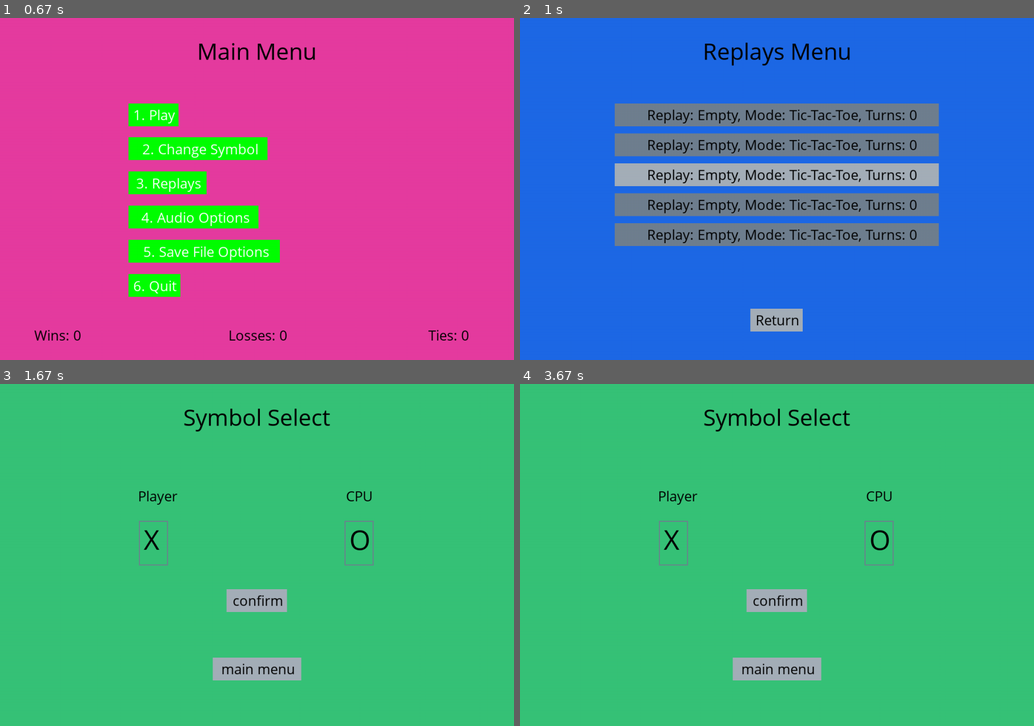
Above: before the commit, frames 1-4 (two rows, left to right).
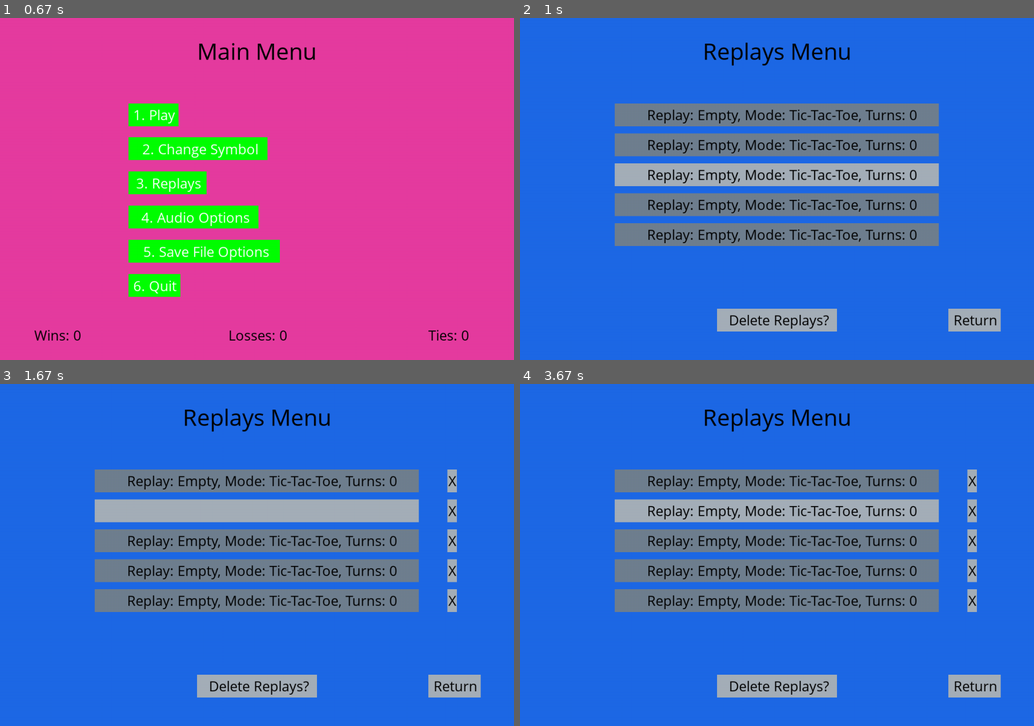
Above: after the commit, the same moments.

Repository: Benndot/Connect-X-Pygame
Game: pygame game, started from connectX.py
Two runs of this game, one before a commit and one after it. Both use one fixed random seed, a clock stepped at 60 frames per second and the inputs below.
Inputs (mouse positions are in pixels of both pictures, inside the frame that each line leads up to):
- Up to frame 1 (0.67 s): click "Start" at 0.42 s
- Up to frame 2 (1 s): click "3. Replays" at 0.77 s
- Up to frame 3 (1.67 s): click (257, 684) at 1.1 s, where only the run after the commit has a clickable "Delete Replays?"; press the mouse at (138, 599) at 1.37 s; move the mouse to (164, 551) at 1.47 s; release the mouse at (195, 507) at 1.6 s
- Up to frame 4 (3.67 s): click (648, 568) at 1.77 s; click (653, 684) at 2.1 s; click (633, 575) at 2.43 s; click (951, 654) at 2.77 s; click (648, 613) at 3.13 s; click (633, 517) at 3.6 s

Frame 1 is identical in both runs. In frame 2, 1.7% of the frame differs, in the area x 38-94%, y 85-92%; in frame 3, 100%, in the area x 0-100%, y 0-100%; in frame 4, 100%.

Commit message:
Added replay deleting feature, updated the readme

Diff:
--- a/connectX.py
+++ b/connectX.py
@@ -401,6 +401,8 @@
 
 def replays_menu():
 
+    delete_option: bool = False
+
     while True:
 
         game_screen.screen.fill((30, 105, 230))
@@ -412,7 +414,6 @@
             replay_button = create_text_button(medium_font, black, replay.__str__(), game_screen.width / 2,
                                                game_screen.height * 0.25 * height_multiplier, lightgray, slategray,
                                                True, False)
-            height_multiplier += 0.35
 
             if replay_button:
                 if replay.name != "Empty":
@@ -423,8 +424,31 @@
                     denial_sound = mixer.Sound("audio/rejection.wav")
                     mixer.Sound.play(denial_sound)
 
-        return_button = create_text_button(medium_font, black, "Return", game_screen.width / 2,
-                                           game_screen.height * 0.85, slategray, lightgray, True)
+            if delete_option:
+                delete_button = create_text_button(medium_font, black, "X", game_screen.width * 0.88,
+                                                   game_screen.height * 0.25 * height_multiplier, red, lightgray,
+                                                   True, False)
+
+                if delete_button:
+                    replay.name = "Empty"
+                    replay.game_mode = tic_tac_toe
+                    replay.player_moves = []
+                    replay.enemy_moves = []
+                    replay.priority = False
+                    replay.player_symbol = "X"
+                    replay.enemy_symbol = "O"
+                    print("Replay deleted!")
+
+            height_multiplier += 0.35
+
+        del_options_button = create_text_button(medium_font, black, "Delete Replays?", game_screen.width / 2,
+                                                game_screen.height * 0.85, slategray, lightgray, True)
+
+        if del_options_button:
+            delete_option = True
+
+        return_button = create_text_button(medium_font, black, "Return", game_screen.width / 1.2,
+                                           game_screen.height * 0.85, slategray, lightgray, False, True)
 
         if return_button:
             main_menu()
@@ -960,7 +984,7 @@
             for replay in ReplayManager.replay_list:
                 if replay.name == "Empty":
                     print("Filling empty replay slot...")
-                    replay.name = "filled"
+                    replay.name = "Filled"
                     replay.game_mode = GameHandler.current_mode
                     replay.player_moves = DataTracker.player_move_list
                     replay.enemy_moves = DataTracker.enemy_move_list
@@ -971,7 +995,7 @@
                     replay_saved = True
                     break
 
-            create_onscreen_text(medium_font, black, "Nope", game_screen.width / 2, game_screen.height * 0.65, True)
+            create_onscreen_text(medium_font, black, "Done", game_screen.width / 2, game_screen.height * 0.65, True)
 
         return_button = create_text_button(medium_font, black, "main menu", game_screen.width / 2,
                                            game_screen.height * 0.8, slategray, lightgray, True)
Not shown, changed: ReadMe.md
